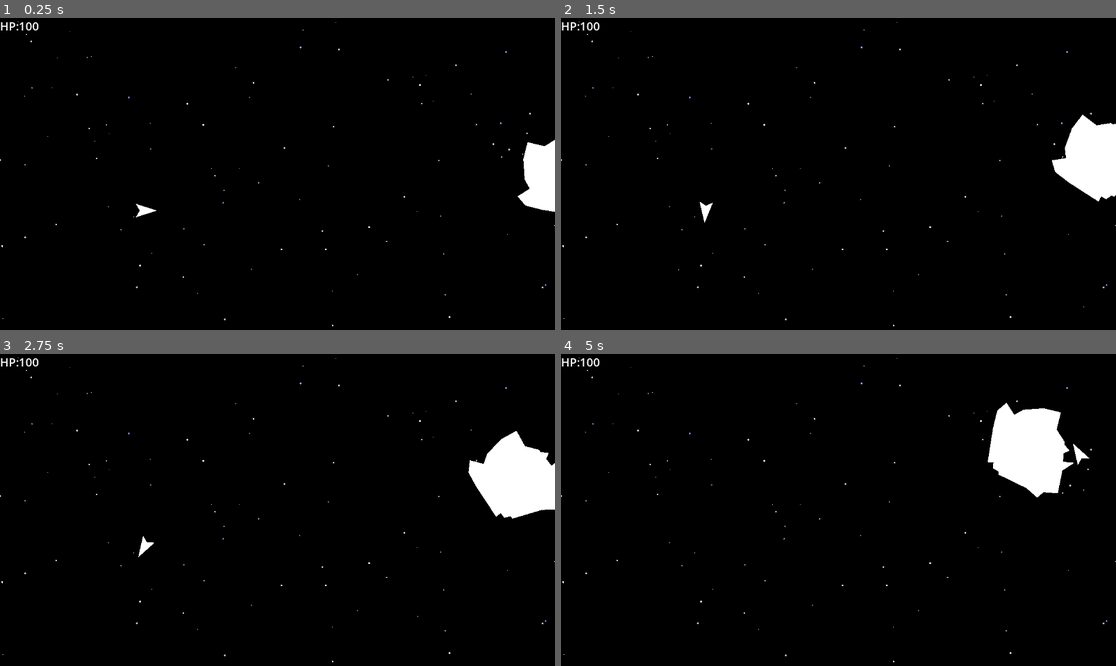
Above: before the commit, frames 1-4 (two rows, left to right).
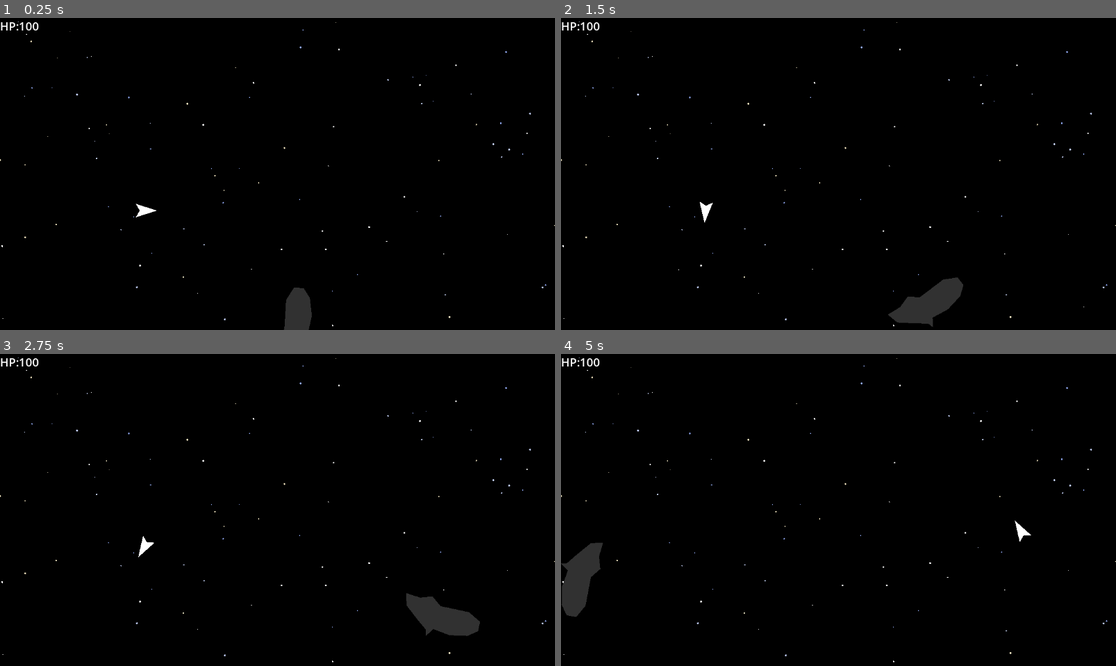
Above: after the commit, the same moments.

Repository: rybond/SpaceCombatPrototype
Game: Godot game, scene res://scenes/arena.tscn
Two runs of this game, one before a commit and one after it. Both use one fixed random seed, a clock stepped at 60 frames per second and the inputs below. Sound files missing from this copy of the repository are replaced by a short silence.
Inputs:
- Up to frame 1 (0.25 s): no input
- Up to frame 2 (1.5 s): hold Right (ui_right) 0.53-1.28 s; tap Space (fire) at 0.6, 1.35 s; hold Left (ui_left) from 1.28 s (still down)
- Up to frame 3 (2.75 s): release Left (ui_left) at 2.03 s; hold Right (ui_right) from 2.03 s (still down); tap Space (fire) at 2.1 s
- Up to frame 4 (5 s): release Right (ui_right) at 2.78 s; hold Up (ui_up) 2.78-3.53 s; tap Space (fire) at 2.85, 3.6, 4.35 s; hold Left (ui_left) from 3.53 s (still down)

The runs differ from the first frame. In frame 1, 1.7% of the frame differs, in the area x 51-100%, y 38-100%; in frame 2, 3.2%; in frame 3, 4.0%; in frame 4, 4.3%, in the area x 0-96%, y 15-85%.

Commit message:
percent chances for asteroid spawn chances.

Diff:
--- a/asteroids/asteroid_jumbo.tscn
+++ b/asteroids/asteroid_jumbo.tscn
@@ -13,6 +13,7 @@
 
 [node name="Polygon2D" type="Polygon2D" parent="."]
 scale = Vector2(6, 6)
+color = Color(0, 0, 0, 1)
 polygon = PackedVector2Array(19, -14, 19, -9, 21, -7, 18, -3, 14, 7, 13, 7, 12, 9, 10, 9, 10, 11, -2, 10, -8, 9, -11, 6, -7, 3, -9, 0, -10, -7, -9, -13, -3, -12, 1, -15, 2, -15, 4, -17, 5, -15, 8, -15, 8, -19, 11, -15)
 
 [node name="CollisionPolygon2D" type="CollisionPolygon2D" parent="."]
--- a/asteroids/asteroid_large.tscn
+++ b/asteroids/asteroid_large.tscn
@@ -15,6 +15,7 @@
 [node name="Polygon2D" type="Polygon2D" parent="."]
 position = Vector2(1, 0)
 scale = Vector2(2, 2)
+color = Color(0.194349, 0.194349, 0.194349, 1)
 polygon = PackedVector2Array(-9, -39, 1, -40, 9, -31, 14, -13, 13, 5, 22, 10, 16, 12, 9, 23, -2, 39, -14, 43, -14, 28, -19, 16, -12, 5, -15, -25)
 
 [node name="CollisionPolygon2D" type="CollisionPolygon2D" parent="."]
--- a/asteroids/asteroid_medium.tscn
+++ b/asteroids/asteroid_medium.tscn
@@ -14,6 +14,7 @@
 
 [node name="Polygon2D" type="Polygon2D" parent="."]
 scale = Vector2(0.5, 0.5)
+color = Color(0.340339, 0.340339, 0.340339, 1)
 polygon = PackedVector2Array(-31, 42, 42, 47, 58, 5, 80, -11, 52, -49, 73, -67, 65, -83, 71, -99, 28, -132, -11, -94)
 
 [node name="CollisionPolygon2D" type="CollisionPolygon2D" parent="."]
--- a/asteroids/asteroid_small.tscn
+++ b/asteroids/asteroid_small.tscn
@@ -11,6 +11,7 @@
 
 [node name="Polygon2D" type="Polygon2D" parent="."]
 scale = Vector2(0.5, 0.5)
+color = Color(0.427493, 0.427493, 0.427493, 1)
 polygon = PackedVector2Array(8, -53, 18, -30, 8, 16, -22, 16, -11, -29)
 
 [node name="CollisionPolygon2D" type="CollisionPolygon2D" parent="."]
--- a/scenes/arena.gd
+++ b/scenes/arena.gd
@@ -11,6 +11,9 @@
 var active_asteroids: int = 0
 
 @export var jumbo_scene: PackedScene
+@export var large_scene: PackedScene
+@export var medium_scene: PackedScene
+@export var small_scene: PackedScene
 @export var initial_jumbo_count: int = 1  # Start with 1 for steady testing
 
 func _ready():
@@ -41,25 +44,41 @@
 
 func spawn_initial_wave():
 	for i in range(initial_jumbo_count):
-		spawn_jumbo()
+		spawn_random_asteroid()
 
-func spawn_jumbo():
-	if jumbo_scene == null:
+func spawn_random_asteroid():
+	var asteroid_scene = get_random_asteroid_scene()
+	if asteroid_scene == null:
 		return
-	var asteroid = jumbo_scene.instantiate()
+
+	var asteroid = asteroid_scene.instantiate()
+
 	var screen_size = get_viewport_rect().size
-	var edge = randi() % 4  # CHANGED BACK: Random edge spawn
+	var edge = randi() % 4
 	var spawn_pos = Vector2.ZERO
 	match edge:
 		0: spawn_pos = Vector2(randf_range(0, screen_size.x), 0)  # Top
-		1: spawn_pos = Vector2(randf_range(0, screen_size.x), screen_size.y)  # Bottom
-		2: spawn_pos = Vector2(0, randf_range(0, screen_size.y))  # Left
-		3: spawn_pos = Vector2(screen_size.x, randf_range(0, screen_size.y))  # Right
+		1: spawn_pos = Vector2(randf_range(0, screen_size.x), screen_size.y) # Bottom
+		2: spawn_pos = Vector2(0, randf_range(0, screen_size.y)) # Left
+		3: spawn_pos = Vector2(screen_size.x, randf_range(0, screen_size.y)) # Right
+
 	asteroid.position = spawn_pos
 	add_child(asteroid)
 	register_asteroid(asteroid)
 
-# Called by arena AND by asteroid_base.gd (for split children)
+func get_random_asteroid_scene() -> PackedScene:
+	var roll = randf()
+	if roll < 0.10:
+		return jumbo_scene
+	elif roll < 0.30:
+		return large_scene
+	elif roll < 0.60:
+		return medium_scene
+	else:
+		return small_scene
+
+
+
 func register_asteroid(asteroid: Node):
 	active_asteroids += 1
 	asteroid.destroyed.connect(_on_asteroid_destroyed)
@@ -69,4 +88,4 @@
 	if active_asteroids <= 0:
 		# REMOVED toggle: Always respawn new Jumbo after clear!
 		await get_tree().create_timer(1.5).timeout
-		spawn_jumbo()
+		spawn_random_asteroid()
--- a/scenes/arena.tscn
+++ b/scenes/arena.tscn
@@ -1,8 +1,11 @@
-[gd_scene load_steps=5 format=3 uid="uid://khxciokpnn4i"]
+[gd_scene load_steps=8 format=3 uid="uid://khxciokpnn4i"]
 
 [ext_resource type="PackedScene" uid="uid://tuarrcu60k8f" path="res://scenes/ships/ship.tscn" id="1_1ars5"]
 [ext_resource type="Script" path="res://scenes/arena.gd" id="1_muc4d"]
 [ext_resource type="PackedScene" uid="uid://dohd8ju5jy6yr" path="res://asteroids/asteroid_jumbo.tscn" id="2_cmn23"]
+[ext_resource type="PackedScene" uid="uid://cu6crjy8lfq5m" path="res://asteroids/asteroid_large.tscn" id="3_dw7ex"]
+[ext_resource type="PackedScene" uid="uid://bboqr2wm4moh0" path="res://asteroids/asteroid_medium.tscn" id="4_qpw2d"]
+[ext_resource type="PackedScene" uid="uid://bivfe8m3cinbm" path="res://asteroids/asteroid_small.tscn" id="5_n2ybb"]
 
 [sub_resource type="LabelSettings" id="LabelSettings_cgh0w"]
 font_size = 24
@@ -10,6 +13,9 @@
 [node name="Arena" type="Node2D"]
 script = ExtResource("1_muc4d")
 jumbo_scene = ExtResource("2_cmn23")
+large_scene = ExtResource("3_dw7ex")
+medium_scene = ExtResource("4_qpw2d")
+small_scene = ExtResource("5_n2ybb")
 
 [node name="PlayerShip" parent="." instance=ExtResource("1_1ars5")]
 position = Vector2(300, 400)
Not shown: 1 places in asteroids/asteroid.tscn that only renumber resources
